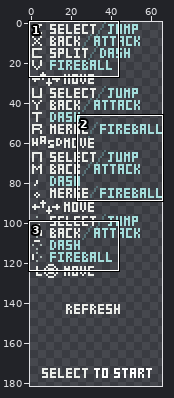
Two versions of one pixel-art file, boredjam/Assets/Art/ControlsUI.aseprite. The first picture is a wide view before the edit; the outline marks the close-up.
Close-up. The starting point:
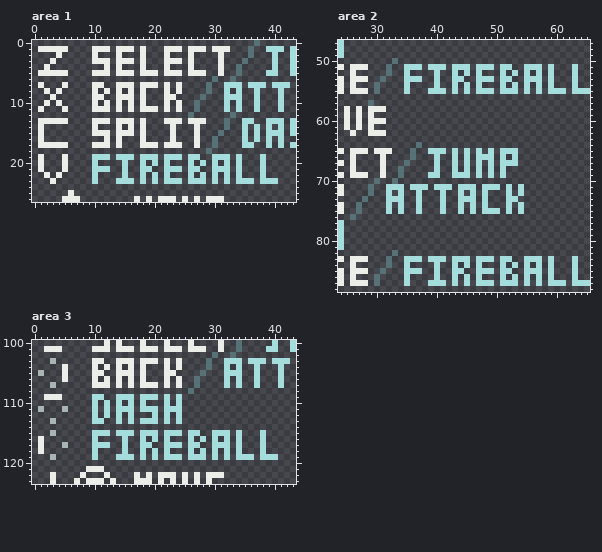
66x192 pixels, 1 frame. Shown: area 1: x 0..43, y 0..26; area 2: x 24..65, y 47..88; area 3: x 0..43, y 100..123. The wide view leaves out empty margins.
Once edited:
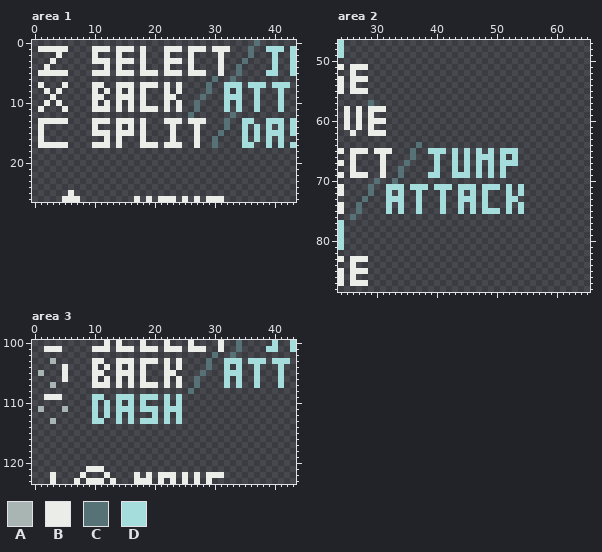
Palette (. is transparent): A #a8b5b2  B #ebede9  C #577277  D #a4dddb
Change:
--- area 1
@@ x 0..43 @@
 17 .BBBBB....BBB.B...BBB.BBB..B..C....DD..D.D.D
-18 .............................C..............
-19 .B...B....DDD.DDD.DDD.DDD.DD..DDD.D...D.....
-20 .B...B....D....D..D.D.D...D.D.D.D.D...D.....
-21 .B...B....DDD..D..DD..DDD.DD..DDD.D...D.....
-22 ..B.B.....D....D..D.D.D...D.D.D.D.D...D.....
-23 ...B......D...DDD.D.D.DDD.DDD.D.D.DDD.DDD...
+18 ............................................
+19 ............................................
+20 ............................................
+21 ............................................
+22 ............................................
+23 ............................................
 24 ............................................
--- area 2
@@ x 24..65 @@
 49 D.........................................
-50 .........C................................
-51 B.BBB...C..DDD.DDD.DDD.DDD.DD..DDD.D...D..
-52 ..B.....C..D....D..D.D.D...D.D.D.D.D...D..
-53 B.BBB..C...DDD..D..DD..DDD.DD..DDD.D...D..
-54 B.B...C....D....D..D.D.D...D.D.D.D.D...D..
-55 B.BBB.C....D...DDD.D.D.DDD.DDD.D.D.DDD.DDD
+50 ..........................................
+51 B.BBB.....................................
+52 ..B.......................................
+53 B.BBB.....................................
+54 B.B.......................................
+55 B.BBB.....................................
 56 ..........................................
@@ x 24..65 @@
 81 D.........................................
-82 .........C................................
-83 B.BBB...C..DDD.DDD.DDD.DDD.DD..DDD.D...D..
-84 ..B.....C..D....D..D.D.D...D.D.D.D.D...D..
-85 B.BBB..C...DDD..D..DD..DDD.DD..DDD.D...D..
-86 B.B...C....D....D..D.D.D...D.D.D.D.D...D..
-87 B.BBB.C....D...DDD.D.D.DDD.DDD.D.D.DDD.DDD
+82 ..........................................
+83 B.BBB.....................................
+84 ..B.......................................
+85 B.BBB.....................................
+86 B.B.......................................
+87 B.BBB.....................................
 88 ..........................................
--- area 3
@@ x 0..43 @@
 114 ............................................
-115 ...A......DDD.DDD.DDD.DDD.DD..DDD.D...D.....
-116 .B........D....D..D.D.D...D.D.D.D.D...D.....
-117 .B...A....DDD..D..DD..DDD.DD..DDD.D...D.....
-118 .B........D....D..D.D.D...D.D.D.D.D...D.....
-119 ...A......D...DDD.D.D.DDD.DDD.D.D.DDD.DDD...
+115 ............................................
+116 ............................................
+117 ............................................
+118 ............................................
+119 ............................................
 120 ............................................
